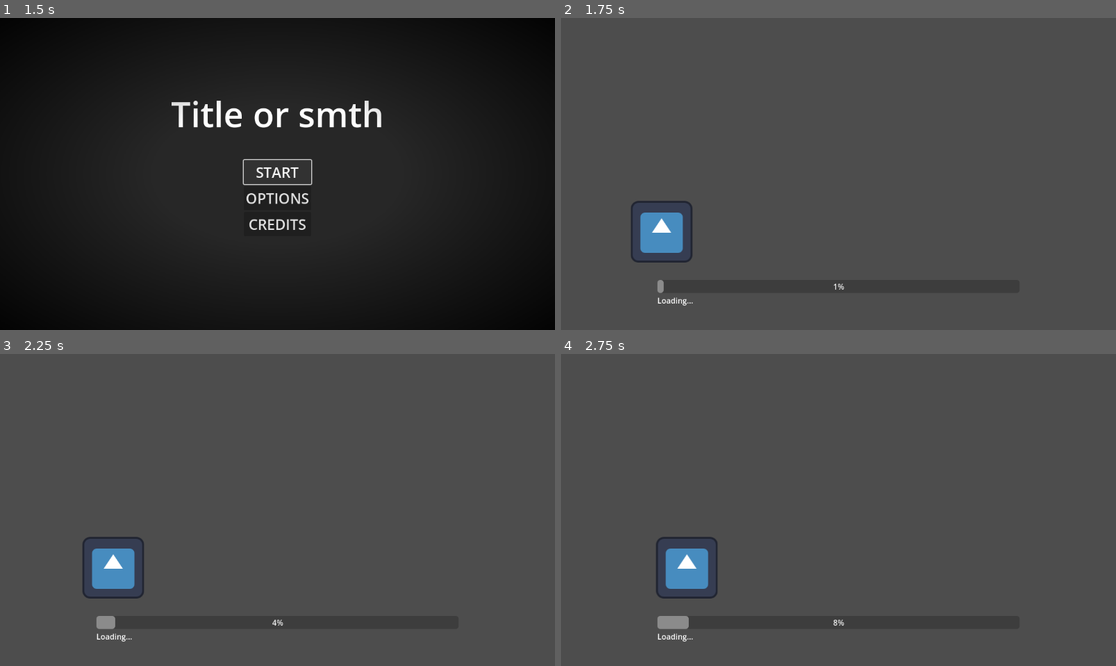
Above: before the commit, frames 1-4 (two rows, left to right).
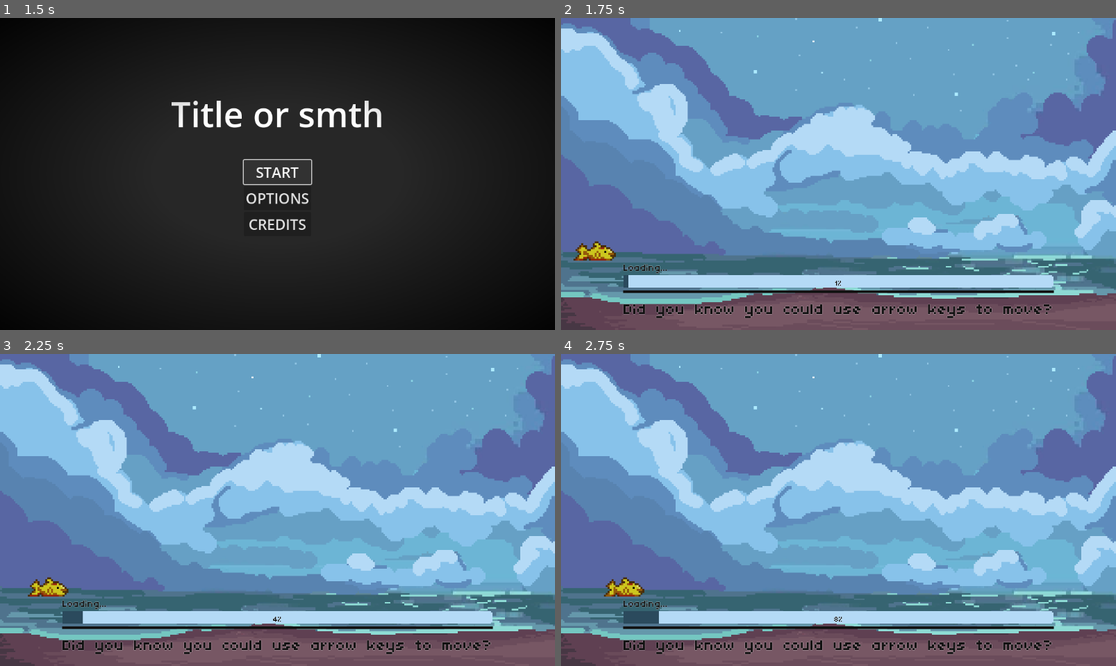
Above: after the commit, the same moments.

Repository: asalhi1/GMTK2025
Game: Godot game, scene res://Levels/main_menu.tscn
Two runs of this game, one before a commit and one after it. Both use one fixed random seed, a clock stepped at 60 frames per second and the inputs below. The engine's default icon, where the game draws it, is replaced by a stand-in: a white triangle on a blue panel in a dark square.
Inputs (mouse positions are in pixels of both pictures, inside the frame that each line leads up to):
- Up to frame 1 (1.5 s): click "START" at 0.5 s; click "START" at 1.25 s
- Up to frame 2 (1.75 s): no input
- Up to frame 3 (2.25 s): move the mouse to (399, 494) at 2.02 s; hold Right (ui_right) from 2.03 s (still down); click (399, 494) at 2.17 s
- Up to frame 4 (2.75 s): keep holding Right (ui_right)

Frame 1 is identical in both runs. In frame 2, 97% of the frame differs, in the area x 0-100%, y 0-100%; in frame 3, 97%; in frame 4, 97%.

Commit message:
Set up level 1 art

Diff:
--- a/Levels/level1.tscn
+++ b/Levels/level1.tscn
@@ -1,13 +1,40 @@
-[gd_scene load_steps=4 format=3 uid="uid://rfqb6ljnld0e"]
+[gd_scene load_steps=10 format=3 uid="uid://rfqb6ljnld0e"]
 
 [ext_resource type="Script" uid="uid://ednc5a24ev5e" path="res://Scripts/level_1.gd" id="1_i4kf4"]
-[ext_resource type="Texture2D" uid="uid://crhdopqg84qo0" path="res://icon.svg" id="2_fy36t"]
+[ext_resource type="Theme" uid="uid://dfrxl1y8gt23g" path="res://Themes/level1.tres" id="1_njhy2"]
+[ext_resource type="Texture2D" uid="uid://6cod5ejqxkbp" path="res://Art/Level1/background100.png" id="2_fy36t"]
+[ext_resource type="Texture2D" uid="uid://dadve1i85x0fa" path="res://Art/Level1/fish100.png" id="3_njhy2"]
+
+[sub_resource type="AtlasTexture" id="AtlasTexture_m6f6w"]
+atlas = ExtResource("3_njhy2")
+region = Rect2(0, 0, 22, 10)
+
+[sub_resource type="AtlasTexture" id="AtlasTexture_302sc"]
+atlas = ExtResource("3_njhy2")
+region = Rect2(22, 0, 22, 10)
+
+[sub_resource type="AtlasTexture" id="AtlasTexture_aunfx"]
+atlas = ExtResource("3_njhy2")
+region = Rect2(44, 0, 22, 10)
+
+[sub_resource type="AtlasTexture" id="AtlasTexture_j32wv"]
+atlas = ExtResource("3_njhy2")
+region = Rect2(66, 0, 22, 10)
 
 [sub_resource type="SpriteFrames" id="SpriteFrames_dilhk"]
 animations = [{
 "frames": [{
 "duration": 1.0,
-"texture": ExtResource("2_fy36t")
+"texture": SubResource("AtlasTexture_m6f6w")
+}, {
+"duration": 1.0,
+"texture": SubResource("AtlasTexture_302sc")
+}, {
+"duration": 1.0,
+"texture": SubResource("AtlasTexture_aunfx")
+}, {
+"duration": 1.0,
+"texture": SubResource("AtlasTexture_j32wv")
 }],
 "loop": true,
 "name": &"default",
@@ -15,15 +42,26 @@
 }]
 
 [node name="Level1" type="Control" node_paths=PackedStringArray("player", "progress_bar")]
+texture_filter = 1
 layout_mode = 3
 anchors_preset = 15
 anchor_right = 1.0
 anchor_bottom = 1.0
 grow_horizontal = 2
 grow_vertical = 2
+theme = ExtResource("1_njhy2")
 script = ExtResource("1_i4kf4")
 player = NodePath("MarginContainer/AnimatedSprite2D")
 progress_bar = NodePath("MarginContainer/BarContainer/ProgressBar")
+
+[node name="TextureRect" type="TextureRect" parent="."]
+layout_mode = 1
+anchors_preset = 15
+anchor_right = 1.0
+anchor_bottom = 1.0
+grow_horizontal = 2
+grow_vertical = 2
+texture = ExtResource("2_fy36t")
 
 [node name="MarginContainer" type="MarginContainer" parent="."]
 layout_mode = 1
@@ -35,19 +73,32 @@
 theme_override_constants/margin_left = 200
 theme_override_constants/margin_top = 50
 theme_override_constants/margin_right = 200
-theme_override_constants/margin_bottom = 50
+theme_override_constants/margin_bottom = 25
 
 [node name="AnimatedSprite2D" type="AnimatedSprite2D" parent="MarginContainer"]
 position = Vector2(65, 528)
+scale = Vector2(4, 4)
 sprite_frames = SubResource("SpriteFrames_dilhk")
+autoplay = "default"
+frame_progress = 0.816474
 
 [node name="BarContainer" type="VBoxContainer" parent="MarginContainer"]
 layout_mode = 2
 size_flags_vertical = 8
 
+[node name="Label" type="Label" parent="MarginContainer/BarContainer"]
+layout_mode = 2
+theme_override_font_sizes/font_size = 40
+text = "Loading..."
+
 [node name="ProgressBar" type="ProgressBar" parent="MarginContainer/BarContainer"]
 layout_mode = 2
 
-[node name="Label" type="Label" parent="MarginContainer/BarContainer"]
+[node name="HSeparator" type="HSeparator" parent="MarginContainer/BarContainer"]
 layout_mode = 2
-text = "Loading..."
+
+[node name="Label2" type="Label" parent="MarginContainer/BarContainer"]
+layout_mode = 2
+theme_override_font_sizes/font_size = 64
+text = "Did you know you could use arrow keys to move?"
+horizontal_alignment = 1
--- a/Scripts/level_1.gd
+++ b/Scripts/level_1.gd
@@ -19,14 +19,12 @@
 	start_x = bar_rect.position.x
 	end_x = bar_rect.position.x + bar_rect.size.x
 
-	print(str(start_x) + " " + str(end_x))
-
 	fake_progress = 0.0
 	progress_bar.value = 0.0
 	is_fake_loading = true
 
 	player.position.x = start_x
-	player.position.y = bar_rect.position.y - 100
+	player.position.y = bar_rect.position.y - 50
 
 func _process(delta):
 	var direction = Input.get_axis("ui_left", "ui_right")
--- /dev/null
+++ b/Themes/level1.tres
@@ -0,0 +1,43 @@
+[gd_resource type="Theme" load_steps=8 format=3 uid="uid://dfrxl1y8gt23g"]
+
+[ext_resource type="Texture2D" uid="uid://c1p0epbhsej3c" path="res://Art/Level1/bar empty100.png" id="1_omp71"]
+[ext_resource type="Texture2D" uid="uid://dcohw5jtm1p24" path="res://Art/Level1/bar filler100.png" id="2_srv3j"]
+[ext_resource type="FontFile" uid="uid://cxwuye8sfm2k8" path="res://Assets/Fonts/TinyUnicode (lvl 4).ttf" id="3_srv3j"]
+
+[sub_resource type="StyleBoxLine" id="StyleBoxLine_srv3j"]
+content_margin_left = 4.0
+content_margin_top = 0.0
+content_margin_right = 4.0
+content_margin_bottom = 0.0
+color = Color(0.0666667, 0.0666667, 0.0666667, 1)
+thickness = 5
+
+[sub_resource type="StyleBoxEmpty" id="StyleBoxEmpty_bq5wg"]
+
+[sub_resource type="StyleBoxTexture" id="StyleBoxTexture_0u6np"]
+texture = ExtResource("1_omp71")
+
+[sub_resource type="StyleBoxTexture" id="StyleBoxTexture_m08yj"]
+texture = ExtResource("2_srv3j")
+
+[resource]
+default_font = ExtResource("3_srv3j")
+default_font_size = 32
+HSeparator/constants/separation = 4
+HSeparator/styles/separator = SubResource("StyleBoxLine_srv3j")
+Label/colors/font_color = Color(0.0674377, 0.0674377, 0.0674377, 1)
+Label/colors/font_outline_color = Color(1, 1, 1, 1)
+Label/colors/font_shadow_color = Color(0, 0, 0, 0)
+Label/constants/line_spacing = 3
+Label/constants/outline_size = 1
+Label/constants/shadow_offset_x = 1
+Label/constants/shadow_offset_y = 1
+Label/constants/shadow_outline_size = 1
+Label/styles/normal = SubResource("StyleBoxEmpty_bq5wg")
+ProgressBar/colors/font_color = Color(0.0666667, 0.0666667, 0.0666667, 1)
+ProgressBar/colors/font_outline_color = Color(1, 1, 1, 1)
+ProgressBar/constants/outline_size = 1
+ProgressBar/font_sizes/font_size = 32
+ProgressBar/fonts/font = ExtResource("3_srv3j")
+ProgressBar/styles/background = SubResource("StyleBoxTexture_0u6np")
+ProgressBar/styles/fill = SubResource("StyleBoxTexture_m08yj")
Not shown, added: Art/Level1/background100.png.import
Not shown, added: Art/Level1/background1000.png.import
Not shown, added: Art/Level1/bar empty100.png.import
Not shown, added: Art/Level1/bar empty1000.png.import
Not shown, added: Art/Level1/bar filler100.png.import
Not shown, added: Art/Level1/bar filler1000.png.import
Not shown, added: Art/Level1/fish100.png.import
Not shown, added: Art/Level1/fish1000.png.import
